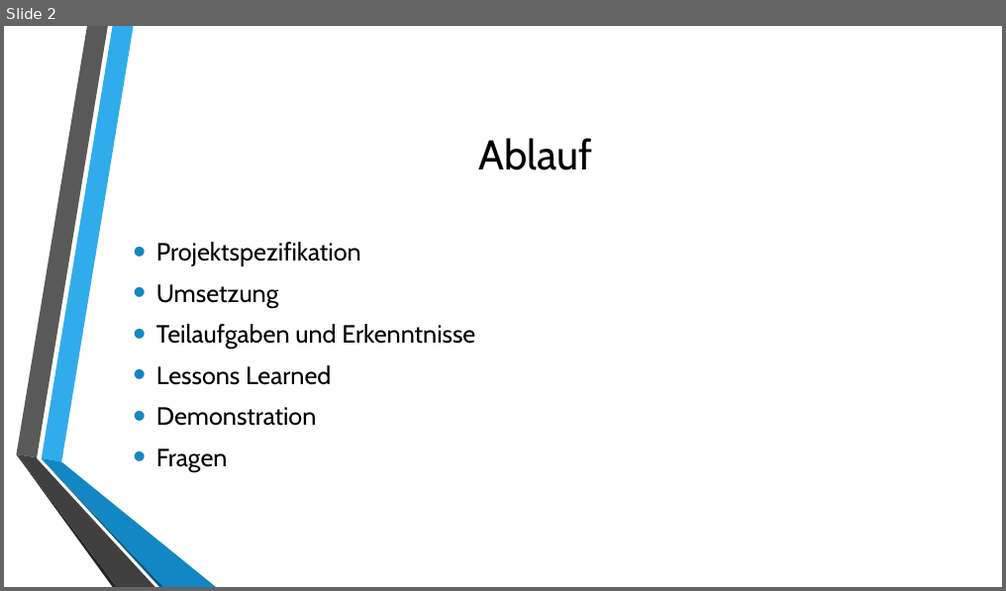
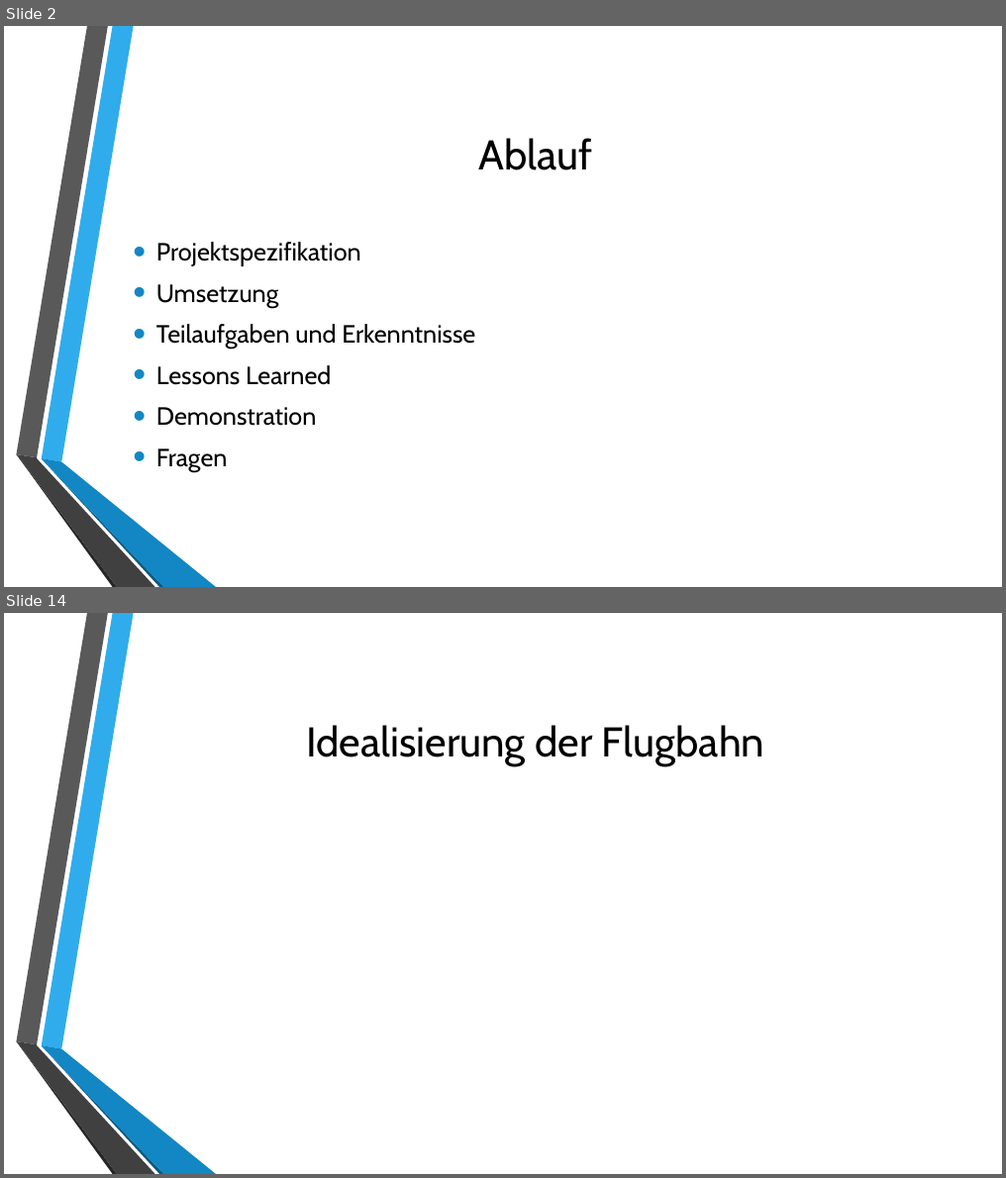
Before and after one commit to AlexFireBirds/CAS-Embedded-System-2018---Object-Tracking, a slide deck: 00_Dokumentation/Präsentation.pptx. Shown one above the other, each under a label of ours: slide 2 before the commit, slides 2 and 14 after it; the slides between them are not shown. The pictures are 1006x591 and 1006x1178 pixels, drawn with LibreOffice and Linux fonts; fonts in the diff are those of the drawing; background and template pictures are left out. Boxes give left, top, right and bottom in pixels: in the first picture for what was removed or moved away, otherwise in the second. Text is boxed around its words. In the diff, an @@ line names an element or a change of style, - is before the commit and + after.

```diff
--- a/00_Dokumentation/Präsentation.pptx
+++ b/00_Dokumentation/Präsentation.pptx
@@ slide 14 added at box(4, 613, 1002, 1174), background picture (left out); not listed: 6 template elements that a slide beside it also shows @@
@@ title added at box(306, 725, 764, 766), 40 pt, text #000000 @@
+Idealisierung der Flugbahn
```
Also in this commit, not shown: 15 other slides added.
